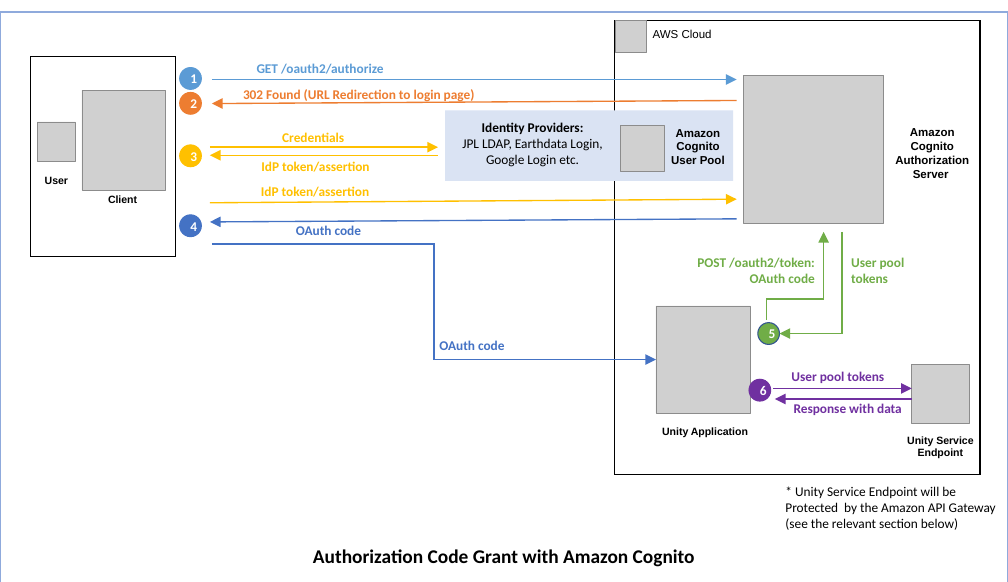
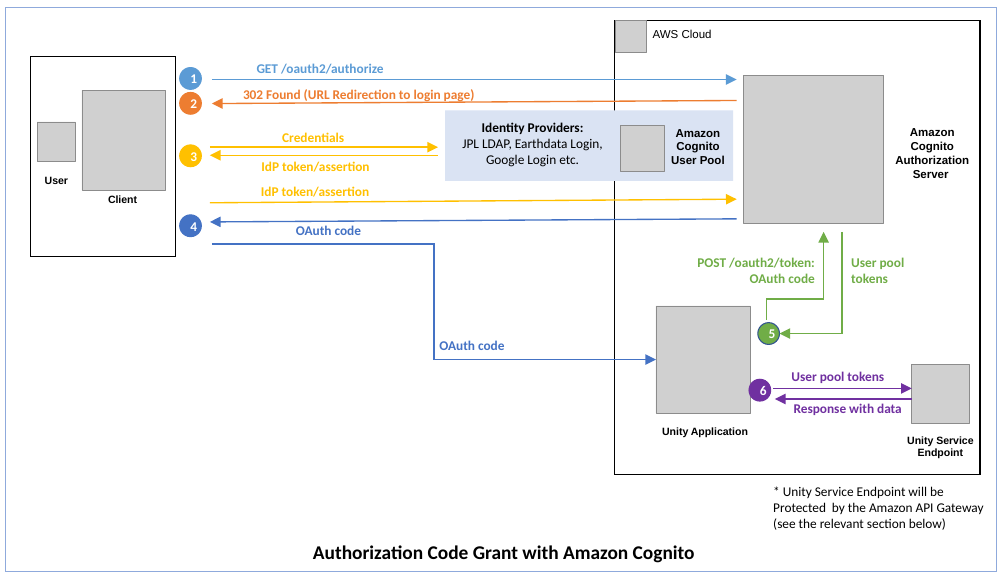
Before and after one commit to yunks128/unity-cs-security, a slide deck: slide 1 of images/security-drawings.pptx. Drawn at 1008x582 pixels with LibreOffice and Linux fonts; fonts in the diff are those of the drawing; grey boxes stand for pictures. Boxes give left, top, right and bottom in pixels: in the first picture for what was removed or moved away, otherwise in the second. Text is boxed around its words. In the diff, an @@ line names an element or a change of style, - is before the commit and + after.

Commit message:
Update images of Unity security guidelines document
Refer to the task unity-sds/unity-cs#36

```diff
--- a/images/security-drawings.pptx
+++ b/images/security-drawings.pptx
@@ rectangle: place and size @@
-rectangle at (0, 12, 1008, 582)
+rectangle at (6, 8, 996, 571)
@@ text "* Unity Service Endpoint will ...": place and size @@
-text "* Unity Service Endpoint will ..." at (785, 486, 996, 530)
+text "* Unity Service Endpoint will ..." at (773, 486, 984, 530)
@@ text "Authorization Code Grant with Amazon ...": place and size @@
-text "Authorization Code Grant with Amazon ..." at (313, 549, 695, 567)
+text "Authorization Code Grant with Amazon ..." at (313, 545, 695, 563)
```
Also in this commit, not shown: 2 other slides changed, 3 other files.
